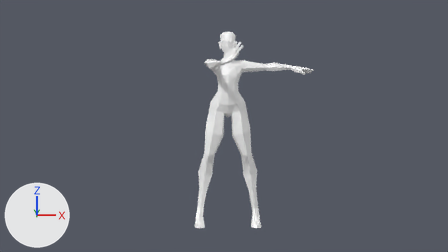
One commit to the Blender file New Unity Project/Assets/Animations/Throwing Animation.blend: the scene before it, then after it.
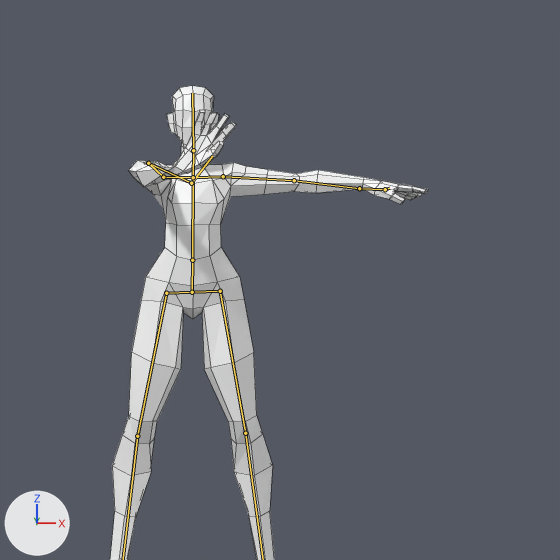
Each version appears first from the file's camera 'Camera', and next in a close-up on the part from 35% to 81% of the width and 0% to 82% of the height. The axes (+X, +Y, +Z) are drawn at lower left. The lights are the same throughout. Both versions are drawn at frame 30 of the action 'ArmatureAction'; the numbers are the values there. The bones that bend it are drawn over the model as lines in the close-ups. The close-ups show mesh edges as thin lines.

Objects in the first close-up: 'T-pose'.
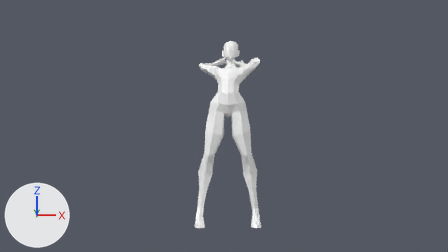
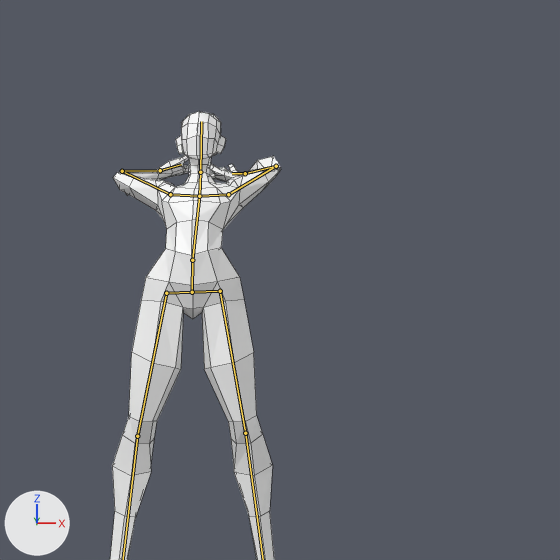
Where the change shows, as pixel boxes (x1, y1, x2, y2) in the close-ups (560 x 560 px):
```json
{"object": "T-pose", "change": "posed", "before": [110, 86, 428, 560], "after": [110, 111, 281, 560]}
{"bone": "Bone", "before": "(192, 260) to (193, 177)", "after": "(192, 260) to (199, 196)"}
{"bone": "Bone.002", "before": "(223, 176) to (294, 180)", "after": "(228, 194) to (276, 166)"}
{"bone": "Bone.003", "before": "(294, 180) to (359, 188)", "after": "(276, 166) to (245, 173)"}
{"bone": "Bone.004", "before": "(359, 188) to (385, 189)", "after": "(245, 173) to (232, 173)"}
{"bone": "Bone.006", "before": "(163, 177) to (148, 163)", "after": "(170, 194) to (122, 171)"}
{"bone": "Bone.007", "before": "(148, 163) to (191, 183)", "after": "(122, 171) to (160, 170)"}
{"bone": "Bone.008", "before": "(191, 183) to (212, 156)", "after": "(160, 170) to (181, 164)"}
```

Scene script edits in JSON lines:
```json
{"block": "bone_bone", "where": "bone_bone = bpy.data.objects['Armature'].pose.bones['Bone']"}
{"op": "set", "path": "bone_bone.rotation_quaternion", "old": "(1.0, 0.0, 0.0, 0.0)", "new": "(0.971, -0.228, -0.063, -0.028)", "note": "degrees (0, 0, 0) -> degrees (-26, -8, -1)"}
{"block": "bone_bone_002", "where": "bone_bone_002 = bpy.data.objects['Armature'].pose.bones['Bone.002']  # child of 'Bone.001'"}
{"op": "set", "path": "bone_bone_002.location", "old": "(0.0, 0.0, 0.0)", "new": "(0.08, -0.26, -0.03)"}
{"op": "set", "path": "bone_bone_002.rotation_quaternion", "old": "(1.0, 0.0, 0.0, 0.0)", "new": "(0.889, -0.181, -0.096, 0.409)", "note": "degrees (0, 0, 0) -> degrees (-24, -1, 50)"}
{"block": "bone_bone_003", "where": "bone_bone_003 = bpy.data.objects['Armature'].pose.bones['Bone.003']  # child of 'Bone.002'"}
{"op": "set", "path": "bone_bone_003.rotation_quaternion", "old": "(1.0, 0.0, 0.0, 0.0)", "new": "(0.141, -0.517, 0.721, -0.438)", "note": "degrees (0, 0, 0) -> degrees (-126, -14, -116)"}
{"block": "bone_bone_004", "where": "bone_bone_004 = bpy.data.objects['Armature'].pose.bones['Bone.004']  # child of 'Bone.003'"}
{"op": "set", "path": "bone_bone_004.rotation_quaternion", "old": "(1.0, 0.0, 0.0, 0.0)", "new": "(0.77, -0.045, 0.621, -0.139)", "note": "degrees (0, 0, 0) -> degrees (-47, 71, -55)"}
{"block": "bone_bone_006", "where": "bone_bone_006 = bpy.data.objects['Armature'].pose.bones['Bone.006']  # child of 'Bone.005'"}
{"op": "set", "path": "bone_bone_006.rotation_quaternion", "old": "(0.794, 0.579, 0.165, 0.081)", "new": "(0.916, -0.062, 0.199, -0.343)", "note": "degrees (74, 10, 19) -> degrees (-15, 19, -44)"}
{"block": "bone_bone_007", "where": "bone_bone_007 = bpy.data.objects['Armature'].pose.bones['Bone.007']  # child of 'Bone.006'"}
{"op": "set", "path": "bone_bone_007.rotation_quaternion", "old": "(0.88, 0.305, -0.052, 0.361)", "new": "(0.677, -0.056, 0.226, -0.698)", "note": "degrees (32, -18, 39) -> degrees (-24, 13, -94)"}
{"block": "bone_bone_008", "where": "bone_bone_008 = bpy.data.objects['Armature'].pose.bones['Bone.008']  # child of 'Bone.007'"}
{"op": "set", "path": "bone_bone_008.rotation_quaternion", "old": "(0.462, -0.073, -0.583, -0.665)", "new": "(0.898, 0.193, 0.392, -0.039)", "note": "degrees (66, -39, -137) -> degrees (27, 46, 7)"}
```
